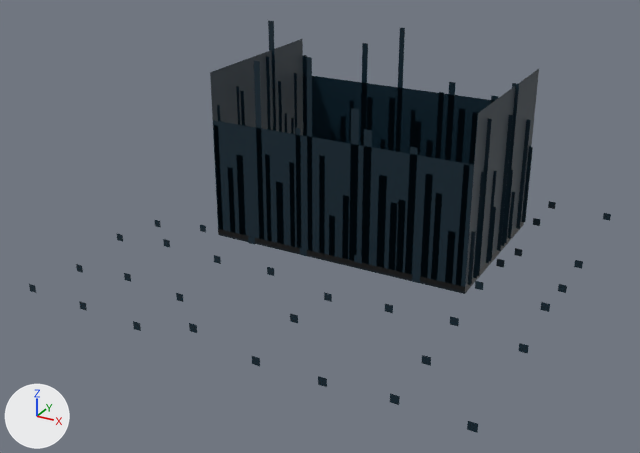
An edit to the glTF model netrun/assets/models/env/ceiling_c.glb, drawn before and after from the same camera.
Camera for both pictures: a 50 mm camera at (1.52, -2.97, 1.61) aimed at (-0.04, -0.14, 0.19). Every picture has the same lights, and +X, +Y and +Z are marked at lower left. The older version comes first.

The older version as bpy lines, for what is in view:
```python
me_ceiling_streaks = bpy.data.meshes.new('ceiling_streaks')
me_ceiling_streaks.from_pydata(...)  # 268 vertices, 134 faces; spans x -0.616..0.564, y -0.051..0.706, z 0.03..0.858
me_ceiling_streaks.materials.append(mat_streaks)
me_dots = bpy.data.meshes.new('dots')
me_dots.from_pydata(...)  # 172 vertices, 86 faces; spans x -0.89..0.89, y -0.88..0.88, z 0.0..0.11
me_dots.materials.append(mat_points)
me_tiles = bpy.data.meshes.new('tiles')
me_tiles.from_pydata(...)  # 16 vertices, 28 faces; spans x -0.599..0.547, y -0.051..0.706, z 0.0..0.03
me_tiles.materials.append(mat_solid_dark)
ob_ceiling_streaks = bpy.data.objects.new('ceiling_streaks', me_ceiling_streaks)
ob_ceiling_streaks.location = (0.0, 0.0, 0.0)
ob_dots = bpy.data.objects.new('dots', me_dots)
ob_dots.location = (0.0, 0.0, 0.0)
ob_tiles = bpy.data.objects.new('tiles', me_tiles)
ob_tiles.location = (0.0, 0.0, 0.0)
# also in view: 'ceiling_skirt' at (-0.03, 0.33, 0.38)
```
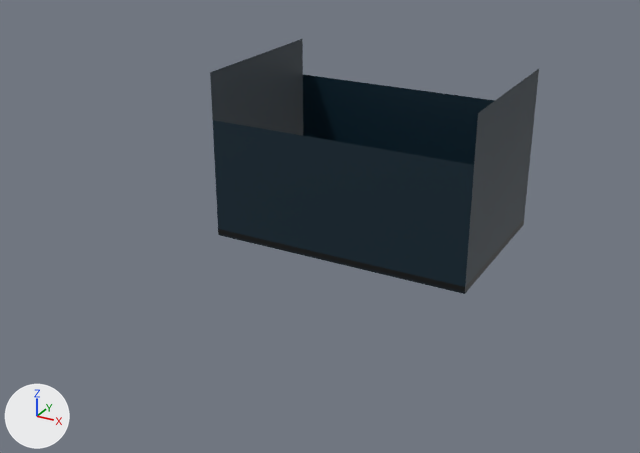
The change, as a list of edits to the scene's bpy script:
```text
Remove ob_ceiling_streaks:
    ob_ceiling_streaks = bpy.data.objects.new('ceiling_streaks', me_ceiling_streaks)
    ob_ceiling_streaks.location = (0.0, 0.0, 0.0)
Remove ob_dots:
    ob_dots = bpy.data.objects.new('dots', me_dots)
    ob_dots.location = (0.0, 0.0, 0.0)
```

Pixel boxes [x1, y1, x2, y2] of what changed, in the pictures (640 x 453 px):
'ceiling_streaks', deleted
    before: [214, 21, 533, 286]
'dots', deleted
    before: [29, 201, 611, 433]
